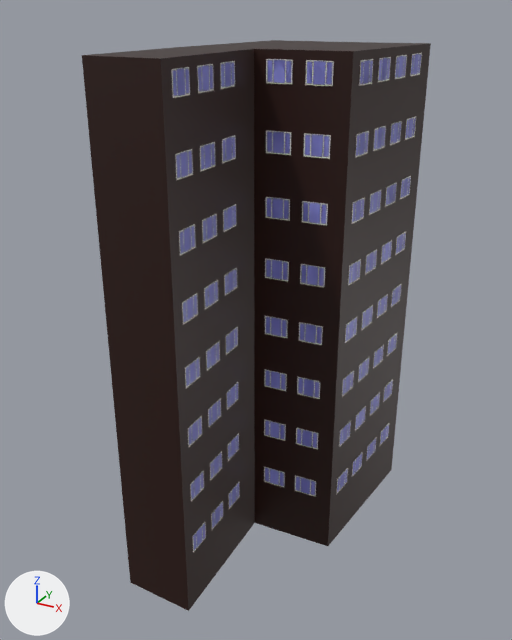
What one commit did to the FBX model Assets/Models/WesteriaIsland/2WestminsterRoad.fbx.
Before and after are seen from a 50 mm lens placed at (27.5, -67.8, 54.0), pointed at (-4.8, -9.0, 24.6). Every picture has the same lights, and +X, +Y and +Z are marked at lower left. Where no turn or scale is listed for an object, it has been applied to the vertices. Vertices at the same position are counted once.

Names of what the first picture shows: '2WestminsterRoad', 'Window', 'Window.001', 'Window.002'.
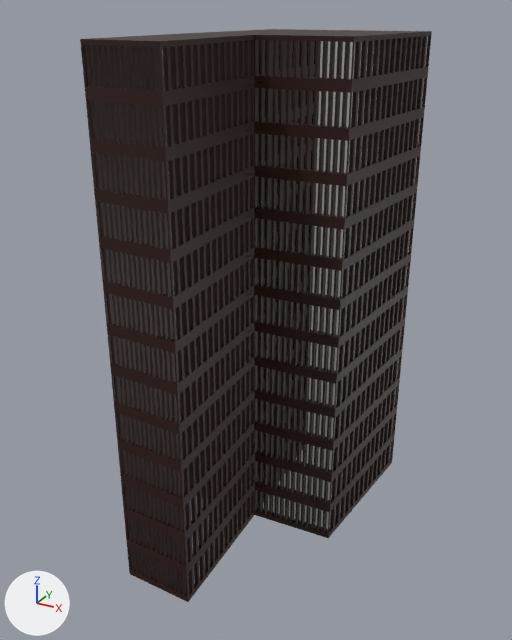
Edits to the bpy script that builds the scene:
```text
Add mat_windows:
    mat_windows = principled_material('windows')
    mat_windows.base_color = (0.8, 0.8, 0.8)  # white #e7e7e7
    mat_windows.metallic = 1.0
    mat_windows.roughness = 0.0
Change me_cube_040:
    used by ob_2westminsterroad; location = (0.0, 0.0, 0.0); rotation_euler = (0.0, 0.0, -1.604), in degrees (0, 0, -92); scale = (8.73, 4.59, 1.24)
    remove me_cube_040.from_pydata(...)  # 24 vertices, 22 faces; spans x -1.0..2.8, y -2.6..1.2, z -1.0..41.0
    add me_cube_040.from_pydata(...)  # 38022 vertices, 38476 faces; spans x -1.0..2.8, y -2.6..1.2, z -1.0..545.0
    me_cube_040 part 1: 37998 vertices added at x -1.0..2.8, y -2.6..1.2, z -1.0..545.0
    add me_cube_040.materials.append(mat_windows)  # white #e7e7e7
Change ob_2westminsterroad:
    ob_2westminsterroad.scale: (8.73, 4.59, 1.24) -> (8.73, 4.59, 0.0952)
Remove ob_window:
    ob_window = bpy.data.objects.new('Window', me_window_002)
    ob_window.location = (4.9, -6.3, 48.0)
Remove ob_window_002:
    ob_window_002 = bpy.data.objects.new('Window.002', me_window_007)
    ob_window_002.location = (-4.0, -21.5, 48.0)
Remove ob_window_001:
    ob_window_001 = bpy.data.objects.new('Window.001', me_window_006)
    ob_window_001.location = (-2.4, -10.0, 48.0)
```

What differs and where, as boxes [x1, y1, x2, y2] in the pictures (512 x 640 px):
'2WestminsterRoad', reshaped, rescaled
    before: [82, 40, 431, 611]
    after: [80, 29, 432, 602]
'Window.001', deleted
    before: [264, 59, 334, 497]
    faces in mat_glass_001 (blue #9c9ef3): [265, 60, 332, 495]
    faces in mat_pvc_001 (white #ffffff): [264, 59, 334, 496]
    faces in mat_plastic_001 (black #000000): [265, 60, 333, 493]
    faces in mat_marble_001 (white #f3e7da): [264, 83, 330, 497]
'Window.002', deleted
    before: [172, 61, 240, 553]
    faces in mat_glass_003 (blue #9c9ef3): [173, 62, 239, 550]
    faces in mat_pvc_003 (white #ffffff): [172, 61, 240, 552]
    faces in mat_plastic_003 (black #000000): [172, 62, 239, 545]
    faces in mat_marble_003 (white #f3e7da): [174, 86, 240, 553]
'Window', deleted
    before: [337, 53, 422, 493]
    faces in mat_glass (blue #9c9ef3): [337, 54, 421, 492]
    faces in mat_pvc (white #ffffff): [337, 53, 422, 493]
    faces in mat_plastic (black #000000): [337, 54, 421, 487]
    faces in mat_marble (white #f3e7da): [341, 74, 420, 489]
part 1 of me_cube_040, added
    after: [80, 29, 432, 602]
